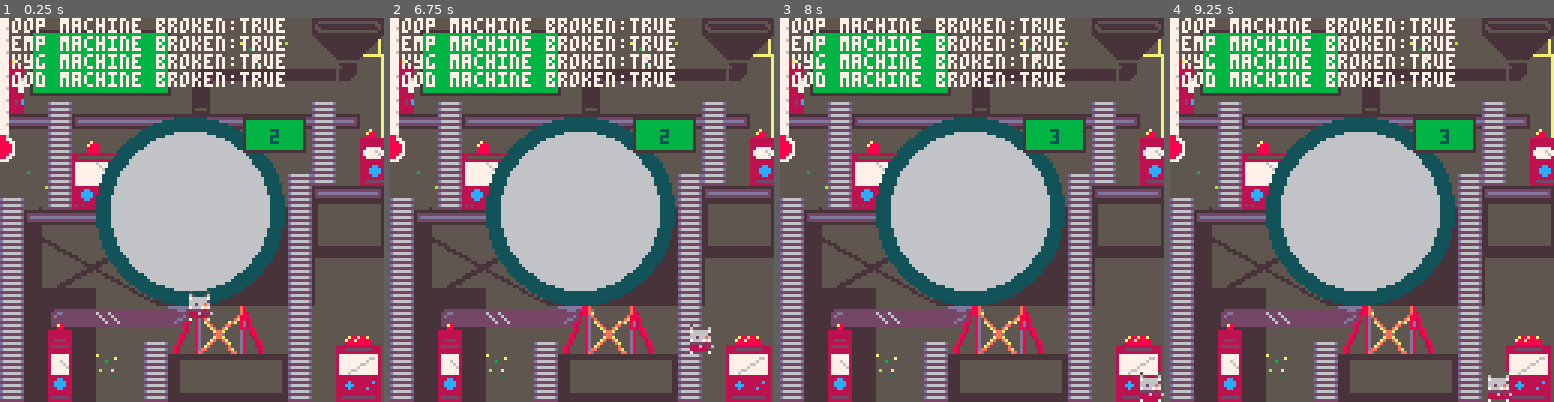
Above: before the commit, frames 1-4 (left to right).
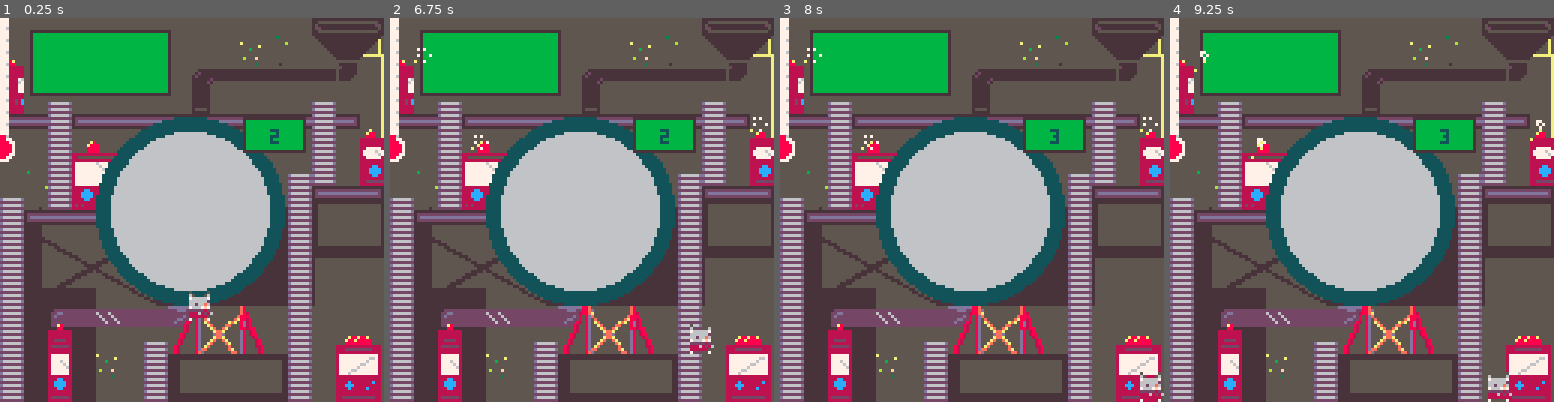
Above: after the commit, the same moments.

Repository: keatontate/gmtk-jam-2025
Game: PICO-8 cartridge src/loop-game.p8
The game is run twice, just before and just after one commit, with the same random seed, the same clock (stepped at 60 frames per second) and the same inputs.
Inputs:
- Up to frame 1 (0.25 s): no input
- Up to frame 2 (6.75 s): tap X (X key) at 0.33, 1.07, 1.85, 2.97, 4.08, 5.2, 6.32 s; tap O (Z key) at 0.7, 1.7, 2.1, 2.5, 2.9, 3.3, 3.7, 4.1, 4.5, 4.9, 5.3, 5.7, 6.1, 6.5 s; hold Right 1.6-2.1 s; hold Up 2.15-2.42 s; hold Right 2.47-3.03 s; hold Left 3.08-3.58 s; hold Down 3.63-3.97 s; hold Right 4.02-4.68 s; hold Up 4.73-5.03 s; hold Left 5.08-5.68 s; hold Down 5.73-6.03 s; hold Right 6.08-6.58 s; hold Right from 6.63 s (still down)
- Up to frame 3 (8 s): tap O (Z key) at 6.9, 7.3, 7.7 s; release Right at 7.13 s; hold Up 7.18-7.45 s; tap X (X key) at 7.43 s; hold Right from 7.5 s (still down)
- Up to frame 4 (9.25 s): release Right at 8.07 s; tap O (Z key) at 8.1, 8.5, 8.9 s; hold Left 8.12-8.62 s; tap X (X key) at 8.55 s; hold Down 8.67-9 s; hold Right from 9.05 s (still down)

The runs differ from the first frame. In frame 1, 5.0% of the frame differs, in the area x 1-75%, y 0-18%; in frame 2, 5.1%; in frame 3, 5.1%; in frame 4, 5.1%, in the area x 1-98%, y 0-37%.

Commit message:
Simplified the machines code, and added particle effects each time they break

Diff:
--- a/src/machines.lua
+++ b/src/machines.lua
@@ -4,7 +4,7 @@
 
 poop_machine = {
   sprites = {73,41,57,52},
-  broken=true,
+  broken=false,
   break_prob = 0.1,
   x = 15,
   y = 100
@@ -12,20 +12,33 @@
 
 temp_machine = {
   sprites = {59,75},
-  broken = true,
-  break_prob = 0.2
+  broken = false,
+  break_prob = 0.2,
+  x = 6,
+  y = 10
 }
 
 oxyg_machine = {
   sprites = {99,100,115,116,131},
-  broken = true,
-  break_prob = 0.3
+  broken = false,
+  break_prob = 0.3,
+  x = 25,
+  y = 39
 }
 
 food_machine = {
   sprites = {28,44},
-  broken = true,
-  break_prob = 0.2
+  broken = false,
+  break_prob = 0.2,
+  x = 118,
+  y = 33
+}
+
+machines = {
+  poop_machine,
+  temp_machine,
+  oxyg_machine,
+  food_machine
 }
 
 
@@ -44,24 +57,12 @@
   -- input: sprite number from mget() function
 
   -- get which machine it is
-  if contains(poop_machine.sprites, sprite_number) then
-    poop_machine.broken = false
-    stop_particles("poop_machine")
+  for mach in all(machines) do
+    if contains(mach.sprites, sprite_number) then
+      mach.broken = false
+      stop_particles(mach)
+    end
   end
-
-  if contains(temp_machine.sprites, sprite_number) then
-    temp_machine.broken = false
-  end
-
-  if contains(oxyg_machine.sprites, sprite_number) then
-    oxyg_machine.broken = false
-  end
-
-  if contains(food_machine.sprites, sprite_number) then
-    food_machine.broken = false
-  end
-
-
 end
 
 
@@ -73,18 +74,11 @@
     -- todo: if it's already broken,
     -- instead of breaking it again,
     -- reduce fish happiness
-    if rnd() < poop_machine.break_prob then
-      poop_machine.broken = true
-      start_particles("poop_machine", poop_machine.x, poop_machine.y)
-    end
-    if rnd() < temp_machine.break_prob then
-      temp_machine.broken = true
-    end
-    if rnd() < oxyg_machine.break_prob then
-      oxyg_machine.broken = true
-    end
-    if rnd() < food_machine.break_prob then
-      food_machine.broken = true
+    for mach in all(machines) do
+      if rnd() < mach.break_prob then
+        mach.broken = true
+        start_particles(mach, mach.x, mach.y)
+      end
     end
   end
 
@@ -92,9 +86,5 @@
 
 
 function draw_machines()
-  print("poop machine broken:" .. tostr(poop_machine.broken), 0, 0, 3)
-  print("temp machine broken:" .. tostr(temp_machine.broken), 0, 6, 3)
-  print("oxyg machine broken:" .. tostr(oxyg_machine.broken), 0, 12, 3)
-  print("food machine broken:" .. tostr(food_machine.broken), 0, 18, 3)
 
 end
